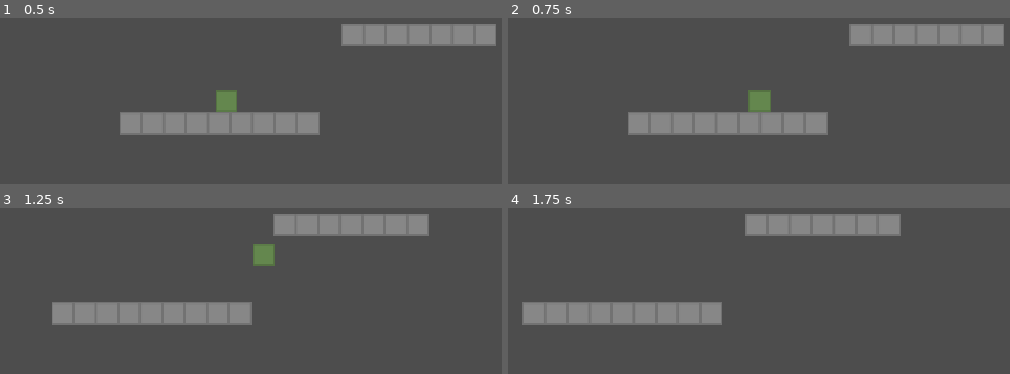
Above: before the commit, frames 1-4 (two rows, left to right).
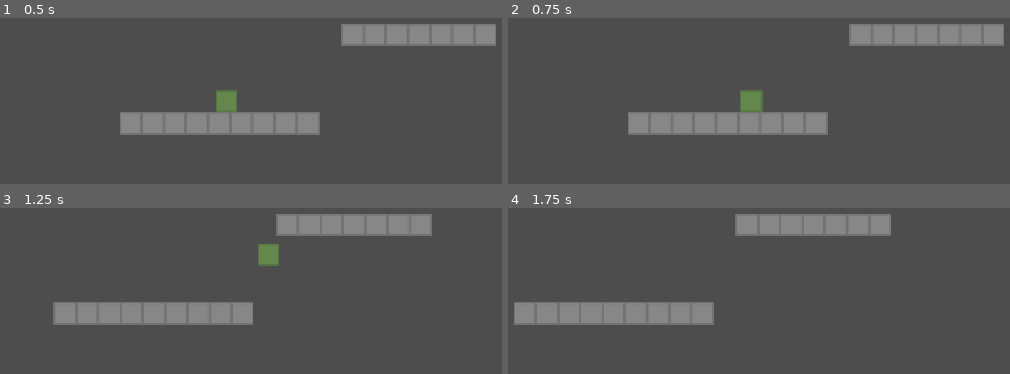
Above: after the commit, the same moments.

Repository: JumbledOne/RPHGameProject
Game: Godot game, scene res://scripts/player/player_test_scene.tscn
Same seed, same stepped clock (60 frames per second), same inputs: the game is played once before the commit and once after it. This scene is started directly instead of the project's main scene.
Inputs:
- Up to frame 1 (0.5 s): no input
- Up to frame 2 (0.75 s): hold D (right) from 0.53 s (still down); hold I (sprint) from 0.53 s (still down)
- Up to frame 3 (1.25 s): keep holding D (right); keep holding I (sprint); tap Space (jump) at 0.77, 0.8, 1.07 s
- Up to frame 4 (1.75 s): keep holding D (right); release I (sprint) at 1.28 s; tap Space (jump) at 1.35, 1.52 s; tap I (sprint) at 1.55 s

Frame 1 is identical in both runs. In frame 2, 0.4% of the frame differs, in the area x 46-53%, y 43-57%; in frame 3, 0.5%; in frame 4, 1.0%, in the area x 1-79%, y 3-71%.

Commit message:
Added max jump time

Diff:
--- a/src/scripts/player/classes/platformer_entity.gd
+++ b/src/scripts/player/classes/platformer_entity.gd
@@ -10,6 +10,7 @@
 @export_category("Jump")
 @export var jump_velocity: float = 512
 @export var jump_gravity_factor: float = 0.4
+@export var max_jump_time: float = 1 # In seconds
 @export var jump_buffer: float = 0.1 # In seconds
 @export var coyote_time: float = 0.1 # In seconds
 @export var max_fall_speed: float = 980
@@ -18,7 +19,7 @@
 @export var gravity: float = 980
 
 @export_category("World")
-@export var death_y: float = 128 # Below this point the player dies
+@export var death_altitude: float = 128 # Below this point the player dies
 
 # Health
 const MAX_HEALTH: int = 3
@@ -80,14 +81,21 @@
 	acceleration *= max_acceleration
 	acceleration = min(abs(acceleration), max_acceleration) * sign(acceleration) # Clamps acceleration
 
+	# Check if held jumped for too long
+	if _has_jumped:
+		if _get_seconds_since(_last_jump_time) > max_jump_time:
+			release_jump()
+
 	# Apply acceleration
 	velocity.x += acceleration * delta
+
 	# Gravity
 	velocity.y = min(velocity.y + gravity * delta * _gravity_factor, max_fall_speed)
+
 	# Final stuff
 	move_and_slide()
 	_was_on_floor = is_on_floor()
-	if position.y >= death_y:
+	if position.y >= death_altitude:
 		die()
 
 # # # # # # # # # # # #
@@ -96,16 +104,14 @@
 	# Should not work if already jumped
 	var _can_coyote_time: bool = false
 	if not _has_jumped:
-
 		_can_coyote_time = _get_seconds_since(_last_on_floor) < coyote_time
 	if is_on_floor() or _can_coyote_time:
 		_has_jumped = true
 		velocity.y = min(velocity.y, -jump_velocity)
 		_gravity_factor = jump_gravity_factor
 		jumped.emit()
-	else:
-		# For jump buffering
-		_last_jump_time = Time.get_ticks_msec()
+	# For jump buffering and for checking how long you've jumped
+	_last_jump_time = Time.get_ticks_msec()
 
 func release_jump():
 	_gravity_factor = 1
--- a/src/scripts/player/player_test_scene.tscn
+++ b/src/scripts/player/player_test_scene.tscn
@@ -26,7 +26,7 @@
 position = Vector2(155, -99)
 walk_time_to_full_speed = 0.2
 sprint_speed = 256.0
-sprint_time_to_full_speed = 0.1
+sprint_time_to_full_speed = 0.2
 gravity = 1960.0
 
 [node name="PlayerCamera" type="Camera2D" parent="." unique_id=358385274 node_paths=PackedStringArray("target")]
